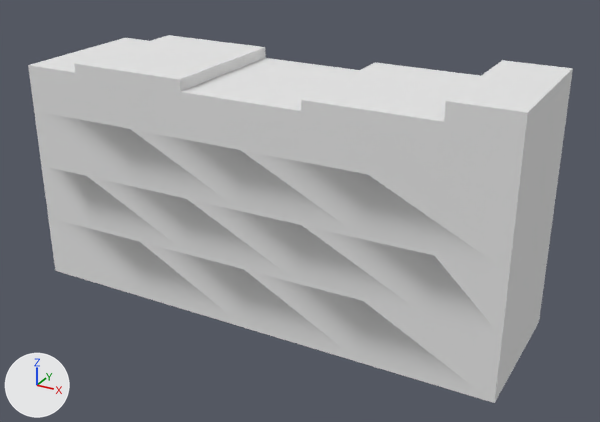
Two versions of the FBX model Assets/Game/03.Resources/Models/HD2D/Scenery/wall_a.fbx, one commit apart.
Both versions are drawn from a camera (50 mm lens) standing at (0.772, -1.332, 0.868) and looking at (0.042, -0.003, 0.204). Arrows for +X, +Y and +Z are at lower left; the lights stay in place. The older version comes first. Where no turn or scale is listed for an object, it has been applied to the vertices. Vertices at exactly the same position are counted once.

Before the edit, the objects in view are built like this:
```python
me_b0_0 = bpy.data.meshes.new('b0_0')
me_b0_0.from_pydata(...)  # 84 vertices, 160 faces; spans x -0.5..0.5, y -0.15..0.15, z 0.0..0.513
me_b0_0.materials.append(mat_dot_albedo)  # its picture is missing
ob_prop = bpy.data.objects.new('prop', me_b0_0)
ob_prop.location = (0.0, 0.0, 0.0)
```
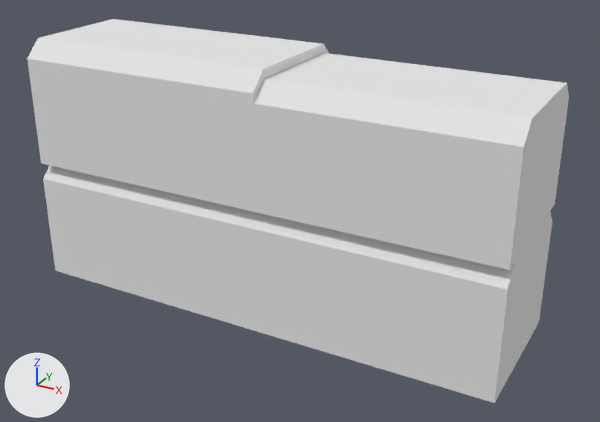
Pixel boxes (x1, y1, x2, y2) of what changed, in the pictures (600 x 422 px):
'prop', reshaped: before (28, 35, 573, 403); after (27, 19, 569, 403)
part 1 of me_b0_0, added: after (27, 19, 569, 270)
part 2 of me_b0_0, reshaped: before (28, 35, 573, 374); after (43, 166, 552, 374)

Edits to the bpy script that builds the scene:
```text
Change me_b0_0:
    used by ob_prop; location = (0.0, 0.0, 0.0)
    remove me_b0_0.from_pydata(...)  # 84 vertices, 160 faces; spans x -0.5..0.5, y -0.15..0.15, z 0.0..0.513
    add me_b0_0.from_pydata(...)  # 46 vertices, 94 faces; spans x -0.5..0.5, y -0.15..0.15, z 0.0..0.513
    me_b0_0 part 1: a new loose piece of 22 vertices spanning x -0.5..0.5, y -0.15..0.15, z 0.255..0.513, in mat_dot_albedo (its picture is missing)
    me_b0_0 part 2
    80 vertices are removed from x -0.5..0.5, y -0.15..0.15, z 0.0..0.513
    160 faces are deleted
    20 vertices are added at x -0.5..0.5, y -0.15..0.15, z 0.0..0.255
    54 new faces join them
```
